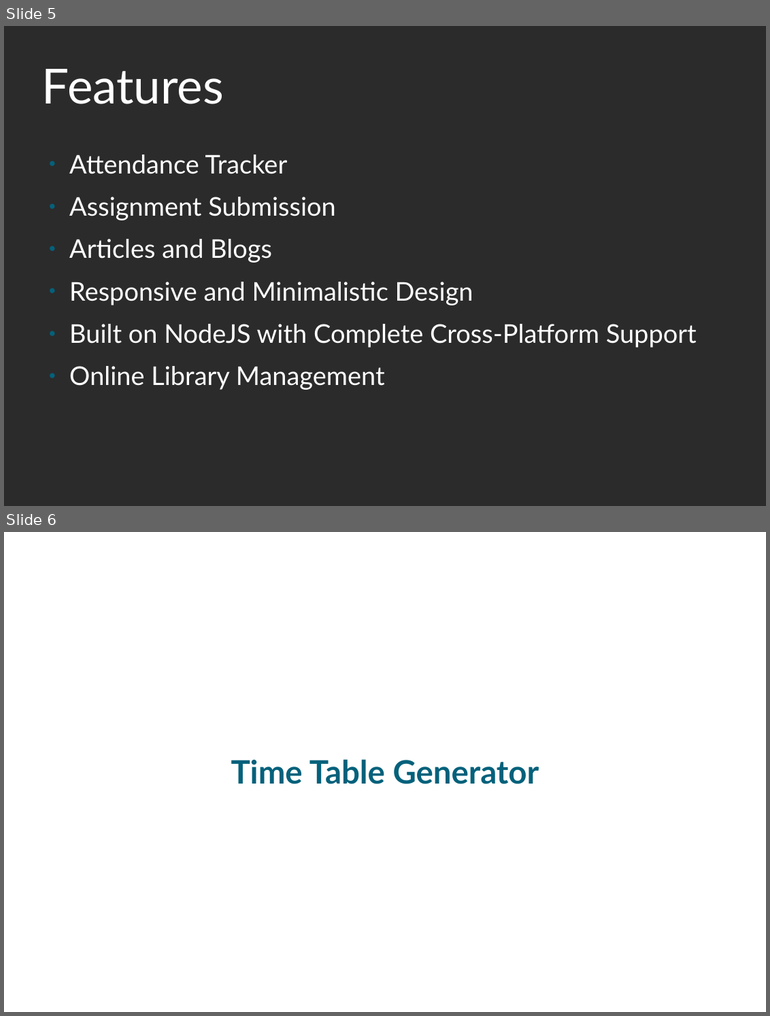
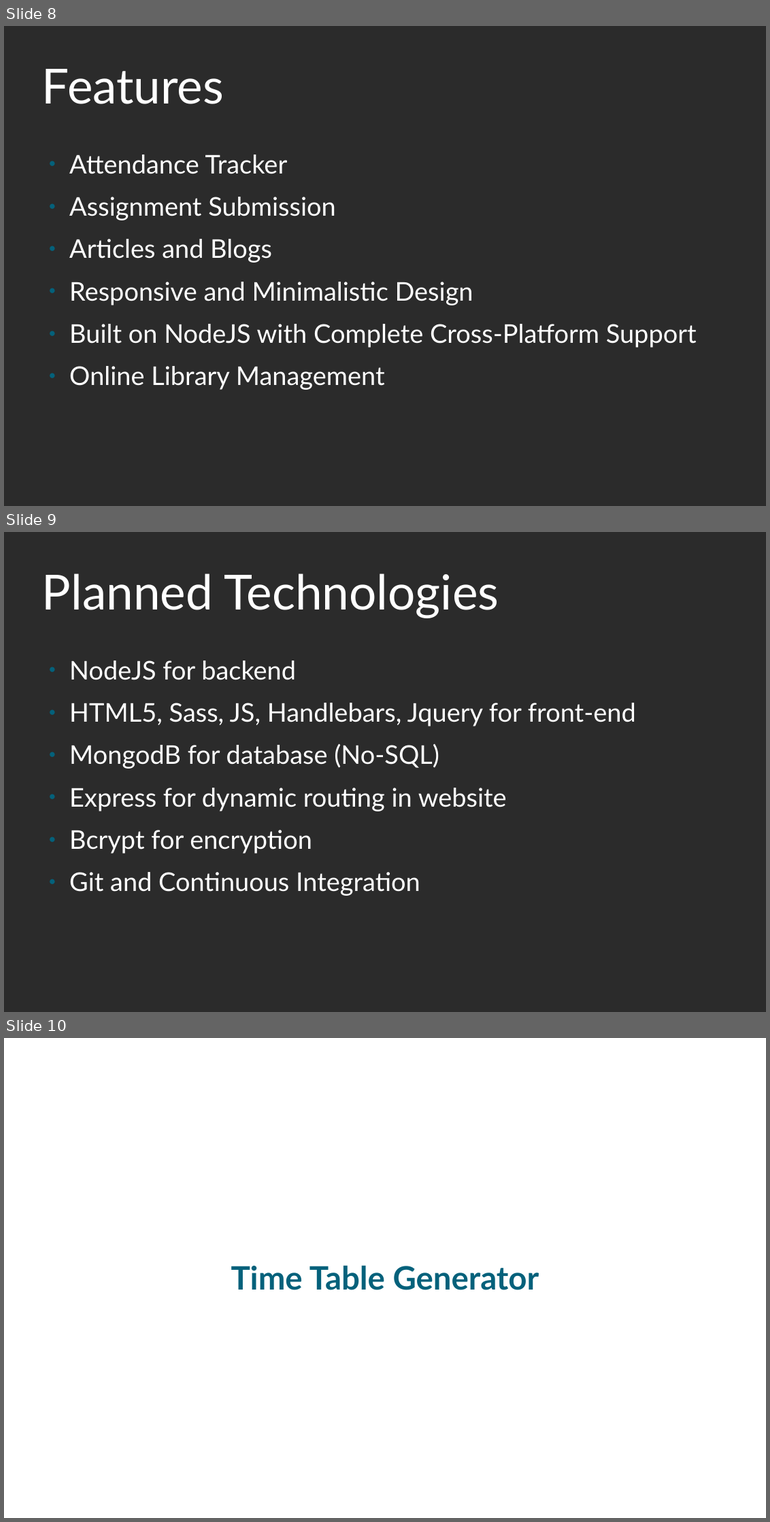
Before and after one commit to prajjwaldimri/artist-tracker, a slide deck: presentations/First.odp. Shown one above the other, each under a label of ours: slides 5 and 6 before the commit, slides 8, 9 and 10 after it. The pictures are 770x1016 and 770x1522 pixels, drawn with LibreOffice and Linux fonts; fonts in the diff are those of the drawing; background and template pictures are left out; a plain dark background stands for a picture behind light text. Boxes give left, top, right and bottom in pixels: in the first picture for what was removed or moved away, otherwise in the second. Text is boxed around its words. In the diff, an @@ line names an element or a change of style, - is before the commit and + after.

```diff
--- a/presentations/First.odp
+++ b/presentations/First.odp
@@ slide 9 added at (4,532,766,1012), background picture (left out) @@
@@ title added at (42,573,498,618), 60 pt, text #FFFFFF @@
+Planned Technologies
@@ text added at (69,661,636,896), 32 pt, text #FFFFFF @@
+● NodeJS for backend
+● HTML5, Sass, JS, Handlebars, Jquery for front-end
+● MongodB for database (No-SQL)
+● Express for dynamic routing in website
+● Bcrypt for encryption
+● Git and Continuous Integration
@@ what was slide 5 is now slide 8 @@
@@ what was slide 6 is now slide 10 @@
```
Also in this commit, not shown: 3 slides changed, 6 other slides added, 11 other files.
